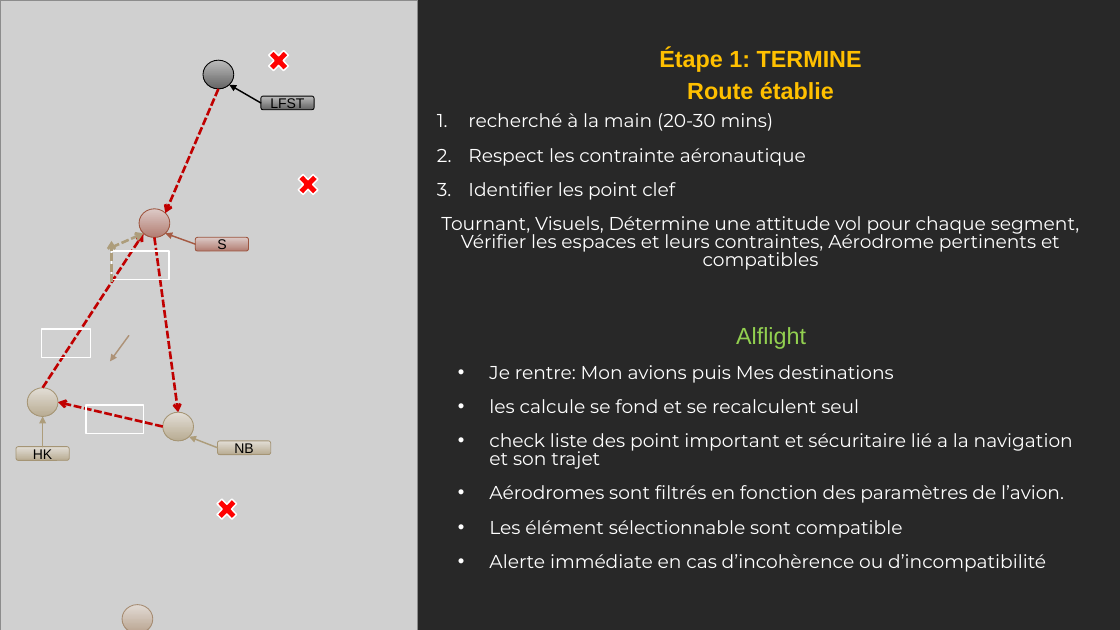
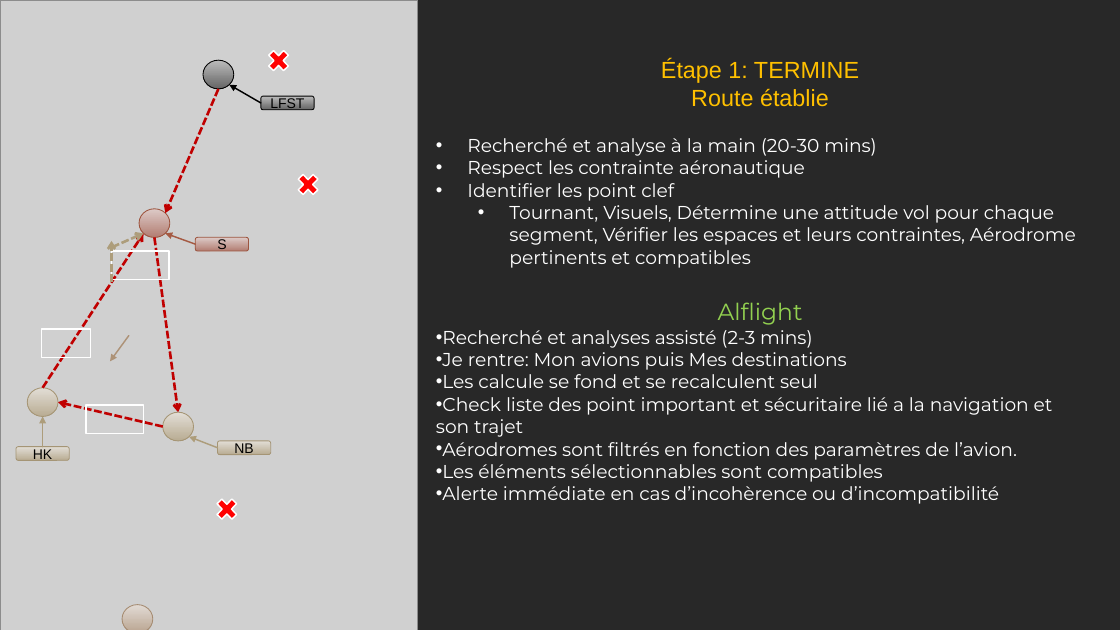
Before and after one commit to Ne0hermes/alflight, a slide deck: slide 7 of ALFlight_Presentation_Complete.pptx. Drawn at 1120x630 pixels with LibreOffice and Linux fonts; fonts in the diff are those of the drawing; grey boxes stand for pictures. Boxes give left, top, right and bottom in pixels: in the first picture for what was removed or moved away, otherwise in the second. Text is boxed around its words. In the diff, an @@ line names an element or a change of style, - is before the commit and + after.

Commit message:
Update: Navigation module, AIXM parser et VFR points extractor - Ajout doc PDF

```diff
--- a/ALFlight_Presentation_Complete.pptx
+++ b/ALFlight_Presentation_Complete.pptx
@@ text at (x1=442, y1=60, x2=1076, y2=504): bold off in "Étape 1: TERMINE", "Route établie"; font Arial to Montserrat in "Alflight"; line spacing 0.8 to 1; less space between paragraphs; bullet 1. to •; alignment centre to left; bullet none to •; list level 1 to 2 in "Tournant, Visuels, Détermine une attitude ..."; indent changed @@
@@ text at (x1=467, y1=138, x2=877, y2=156): text changed @@
-1. recherché à la main (20-30 mins)
+• Recherché et analyse à la main (20-30 mins)
@@ text at (x1=442, y1=330, x2=813, y2=348): paragraph added @@
+  • Recherché et analyses assisté (2-3 mins)
@@ text at (x1=436, y1=374, x2=1053, y2=437): text changed @@
-  • les calcule se fond et se recalculent seul
-  • check liste des point important et sécuritaire lié a la navigation et son trajet
+  • Les calcule se fond et se recalculent seul
+  • Check liste des point important et sécuritaire lié a la navigation et son trajet
@@ text at (x1=442, y1=464, x2=883, y2=482): text changed @@
-  • Les élément sélectionnable sont compatible
+  • Les éléments sélectionnables sont compatibles
```
Also in this commit, not shown: 16 other slides changed, 10 slides added, 17 slides removed, 6 other files.
